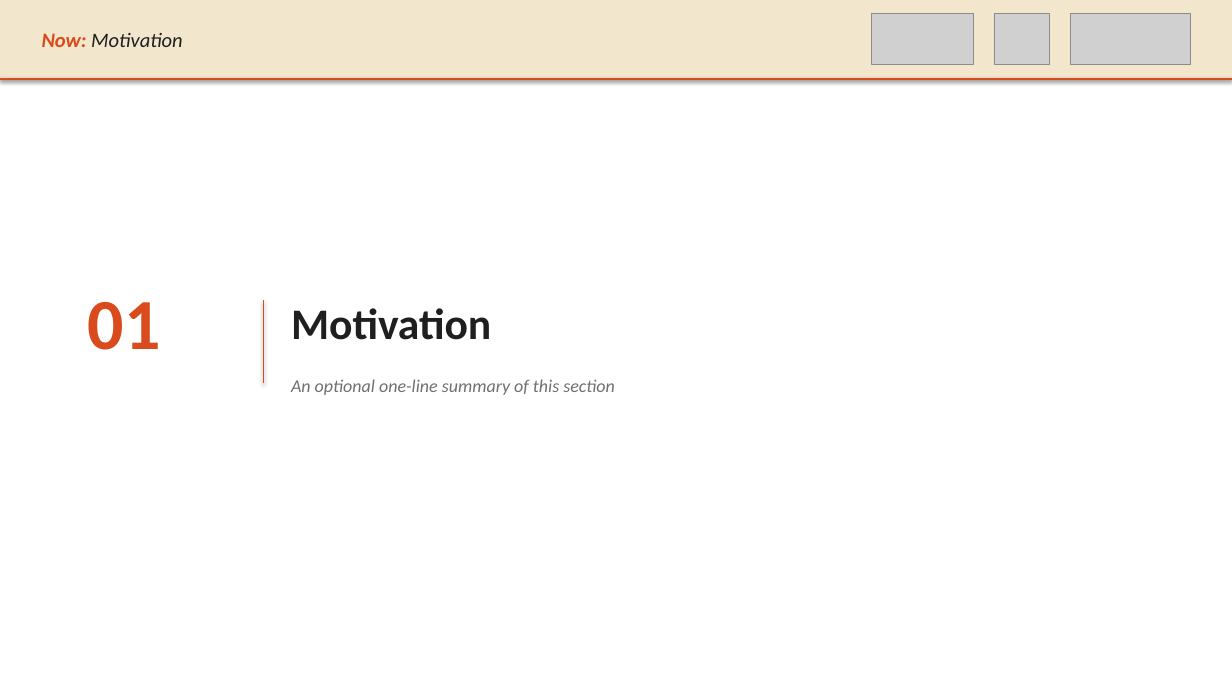
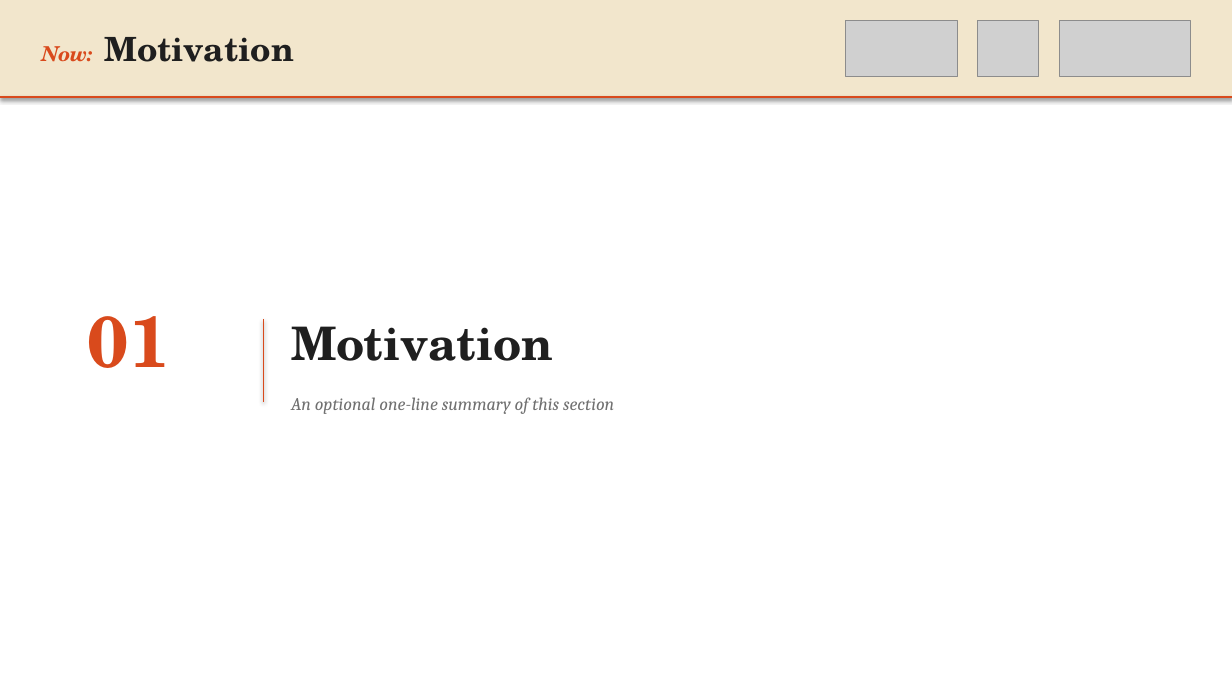
Before and after one commit to preordinary/KCLNLP_SlidesTemplate, a slide deck: slide 2 of templates/tree_yellow_texture/KCLNLP_TreeYellow.pptx. Drawn at 1232x693 pixels with LibreOffice and Linux fonts; fonts in the diff are those of the drawing; grey boxes stand for pictures. Boxes give left, top, right and bottom in pixels: in the first picture for what was removed or moved away, otherwise in the second. Text is boxed around its words. In the diff, an @@ line names an element or a change of style, - is before the commit and + after.

```diff
--- a/templates/tree_yellow_texture/KCLNLP_TreeYellow.pptx
+++ b/templates/tree_yellow_texture/KCLNLP_TreeYellow.pptx
@@ rectangle: place and size @@
-rectangle at <box>0,0,1232,79</box>
+rectangle at <box>0,0,1232,97</box>
@@ text "Now: Motivation" at <box>42,37,293,62</box>: size 16 to 26 pt, bold on, italic off in "Motivation"; font Calibri to TeX Gyre Schola @@
@@ picture: place and size @@
-picture at <box>872,14,974,65</box>
+picture at <box>846,21,958,77</box>
@@ picture: place and size @@
-picture at <box>994,14,1051,65</box>
+picture at <box>978,21,1039,77</box>
@@ picture: place and size @@
-picture at <box>1070,14,1190,65</box>
+picture at <box>1059,21,1190,77</box>
@@ text "01" at <box>88,316,171,368</box>: font Calibri to TeX Gyre Schola @@
@@ 3 texts, 2 lines: place and size @@
-3 texts, 2 lines at <box>0,79,1232,395</box>
+3 texts, 2 lines at <box>0,97,1232,414</box>
@@ text "Motivation" at <box>291,326,553,361</box>: size 34 to 36 pt, font Calibri to TeX Gyre Schola @@
@@ text "An optional one-line summary of ..." at <box>291,397,614,414</box>: font Calibri to Cambria @@
```
Also in this commit, not shown: 4 other slides changed, 3 other files.
